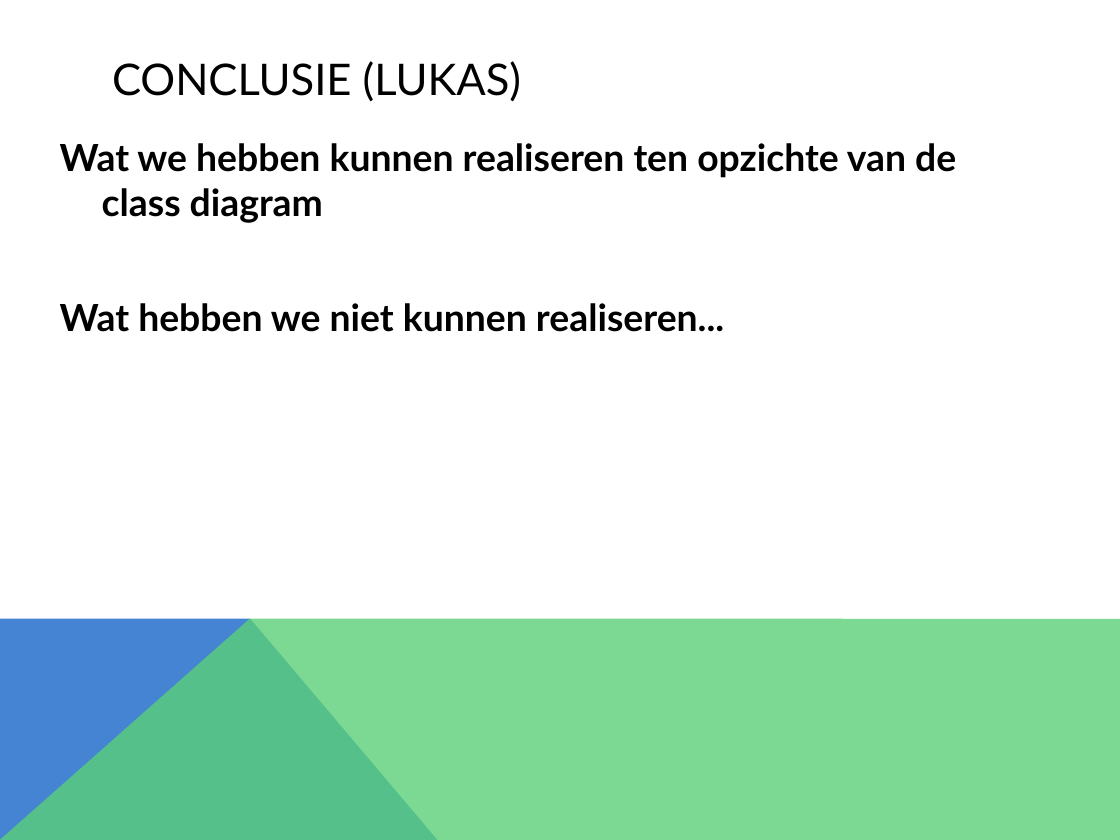
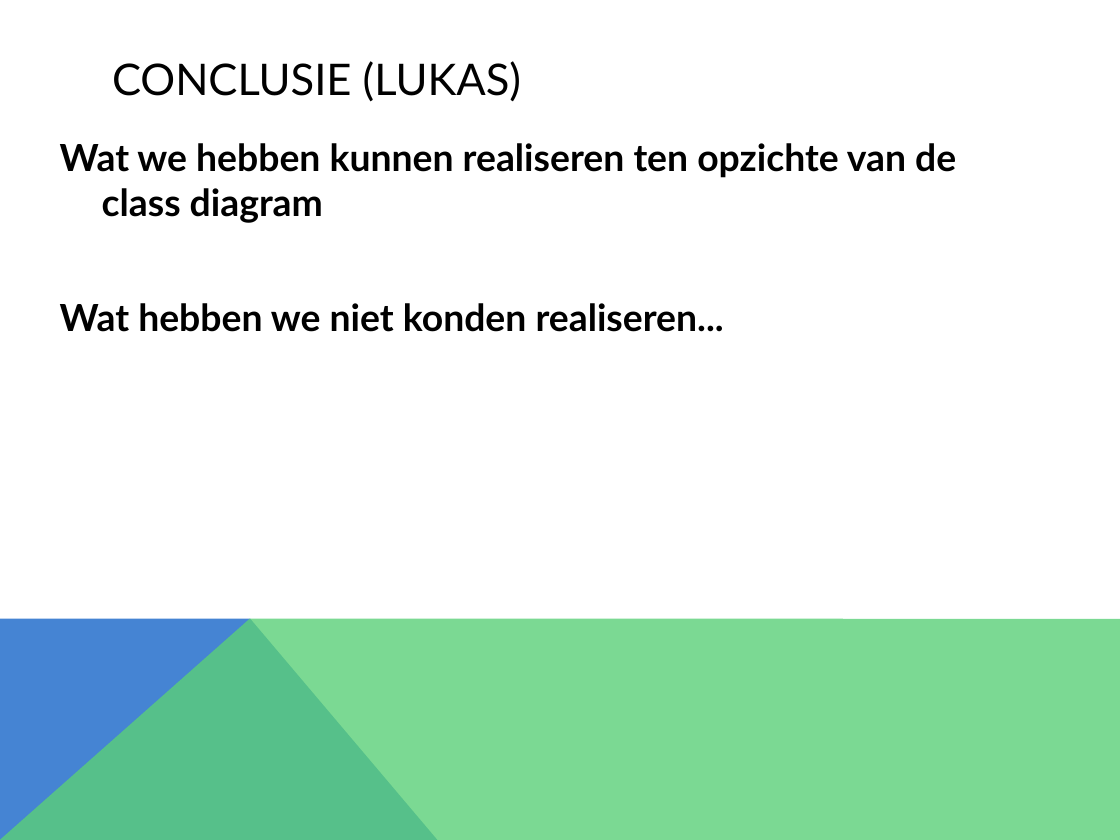
Before and after one commit to Dinilson/XNARaceGame, a slide deck: slide 5 of PRESENTATIE racegame project.pptx. Drawn at 1120x840 pixels with LibreOffice and Linux fonts; fonts in the diff are those of the drawing. Boxes give left, top, right and bottom in pixels: in the first picture for what was removed or moved away, otherwise in the second. Text is boxed around its words. In the diff, an @@ line names an element or a change of style, - is before the commit and + after.

```diff
--- a/PRESENTATIE racegame project.pptx
+++ b/PRESENTATIE racegame project.pptx
@@ text at box(60, 303, 724, 332): text changed @@
-Wat hebben we niet kunnen realiseren...
+Wat hebben we niet konden realiseren...
```
